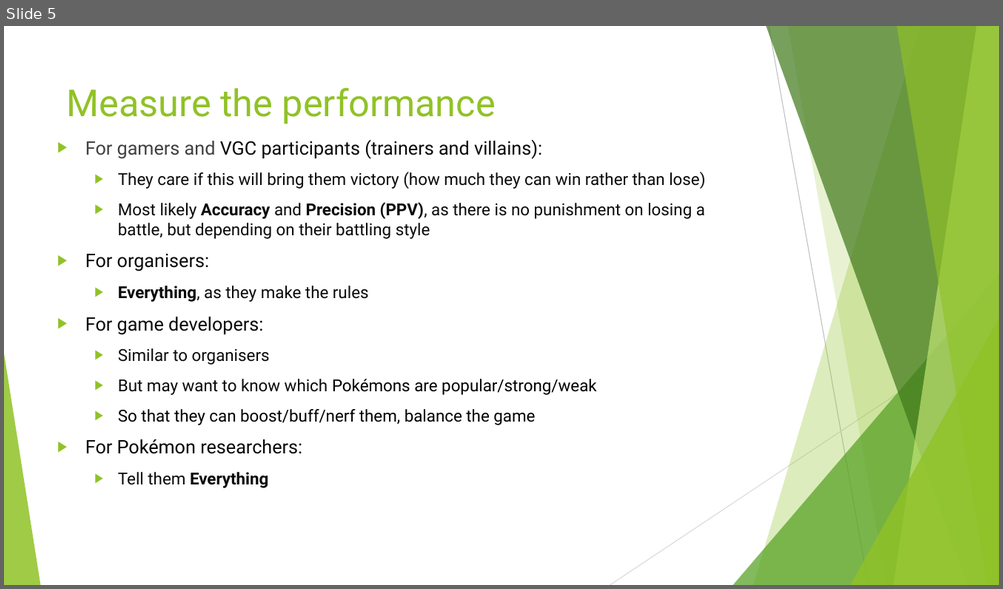
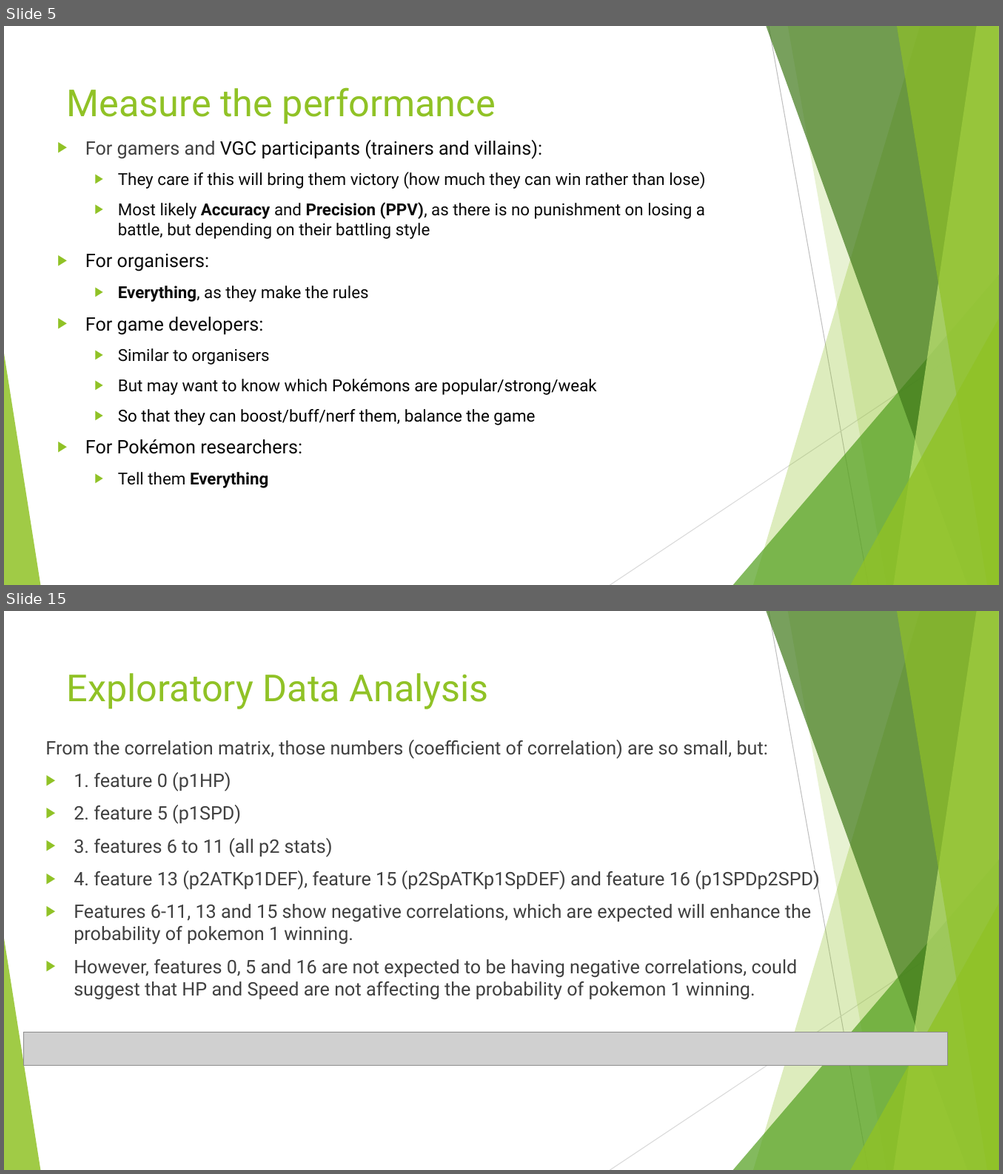
Before and after one commit to jackyman1997/pokemon, a slide deck: 3. classfier/classifier.pptx. Shown one above the other, each under a label of ours: slide 5 before the commit, slides 5 and 15 after it; the slides between them are not shown. The pictures are 1003x589 and 1003x1174 pixels, drawn with LibreOffice and Linux fonts; fonts in the diff are those of the drawing; grey boxes stand for pictures. Boxes give left, top, right and bottom in pixels: in the first picture for what was removed or moved away, otherwise in the second. Text is boxed around its words. In the diff, an @@ line names an element or a change of style, - is before the commit and + after.

```diff
--- a/3. classfier/classifier.pptx
+++ b/3. classfier/classifier.pptx
@@ slide 15 added at (4, 611, 999, 1170), background #FFFFFF; not listed: 10 template elements that a slide beside it also shows @@
@@ title added at (67, 673, 488, 709), 36 pt, text #90C226 @@
+Exploratory Data Analysis
@@ text added at (45, 740, 819, 1000), 18 pt, text #404040 @@
+From the correlation matrix, those numbers (coefficient of correlation) are so small, but:
+▶ 1. feature 0 (p1HP)
+▶ 2. feature 5 (p1SPD)
+▶ 3. features 6 to 11 (all p2 stats)
+▶ 4. feature 13 (p2ATKp1DEF), feature 15 (p2SpATKp1SpDEF) and feature 16 (p1SPDp2SPD)
+▶ Features 6-11, 13 and 15 show negative correlations, which are expected will enhance the probability of pokemon 1 winning.
+▶ However, features 0, 5 and 16 are not expected to be having negative correlations, could suggest that HP and Speed are not affecting the probability of pokemon 1 winning.
@@ picture added at (24, 1033, 948, 1065) @@
```
Also in this commit, not shown: 3 slides changed, 15 other slides added.
